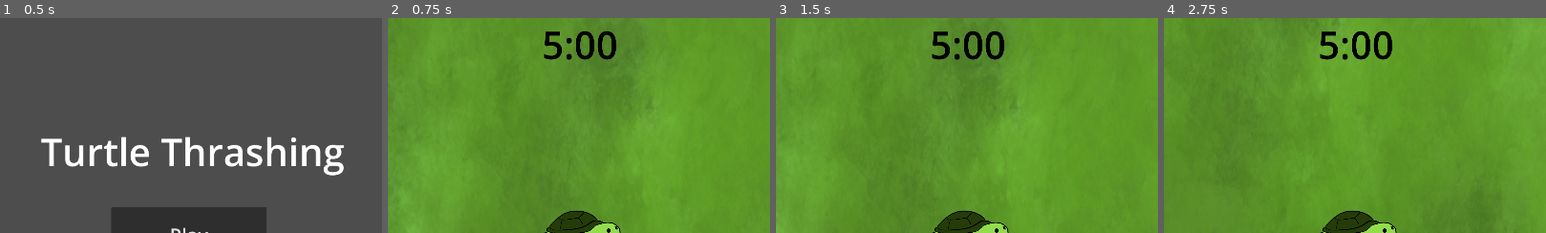
Above: before the commit, frames 1-4 (left to right).
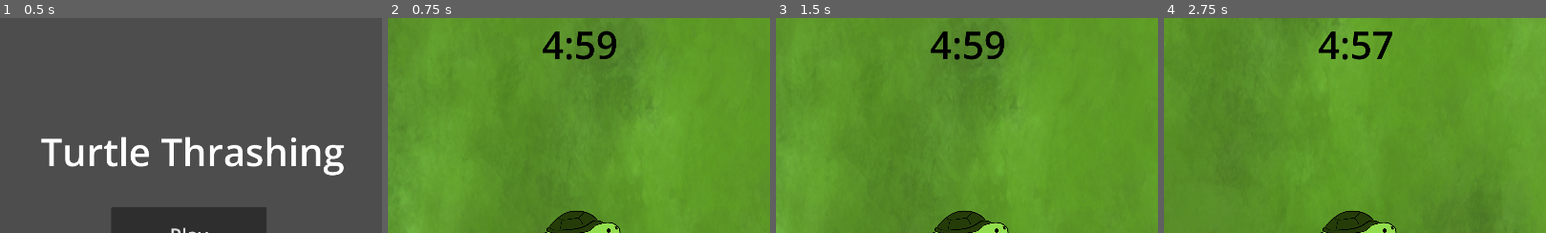
Above: after the commit, the same moments.

Repository: calbhonkman/UMBC-GAIM-2026---Turtle-Thrashing
Game: Godot game, scene res://scenes/mainmenu.tscn
Same seed, same stepped clock (60 frames per second), same inputs: the game is played once before the commit and once after it.
Inputs:
- Up to frame 1 (0.5 s): no input
- Up to frame 2 (0.75 s): click "Play" at 0.5 s
- Up to frame 3 (1.5 s): tap Enter at 1.25 s; hold D (right) from 1.28 s (still down)
- Up to frame 4 (2.75 s): release D (right) at 2.03 s; hold S (down) from 2.03 s (still down)
The pictures show only the part of the screen within x 25-75%, y 0-50%; the shares and areas given below are measured in that part.

Frame 1 is identical in both runs. In frame 2, 0.8% of the frame differs, in the area x 40-60%, y 6-20%; in frame 3, 0.8%; in frame 4, 1.0%.

Commit message:
Clock & Pause
- Game clock now displays remaining time
- The game can now be paused/unpaused by pressing ESC
- The game will automatically pause when the clock time runs out

Diff:
--- a/godot-project/scenes/game.tscn
+++ b/godot-project/scenes/game.tscn
@@ -153,6 +153,7 @@
 SPAWN_AREA = 1400
 
 [node name="GameManager" type="Node2D" parent="." unique_id=28411718]
+process_mode = 3
 script = ExtResource("9_0tnpc")
 
 [connection signal="area_entered" from="Player/Hitbox (Entities)" to="Player" method="_on_hitbox_area_entered"]
--- a/godot-project/scenes/game_manager.gd
+++ b/godot-project/scenes/game_manager.gd
@@ -2,11 +2,30 @@
 
 @onready var player = $"../Player"
 @onready var camera = $"../Camera"
+@onready var clock = $"../Camera/Clock"
 
 @export var CAMERA_LIMIT: float = 1600.0
+@export var GAME_TIME: float = 5.0 # minutes
+
+var game_timer = 0.0
+
+func _ready():
+	game_timer = GAME_TIME * 60 # seconds
 
 func _process(delta):
 	var cam_limit_x = CAMERA_LIMIT - (get_viewport().get_visible_rect().size.x/2)
 	var cam_limit_y = CAMERA_LIMIT - (get_viewport().get_visible_rect().size.y/2)
 	camera.global_position.x = clampf(player.global_position.x, -1*cam_limit_x, cam_limit_x)
 	camera.global_position.y = clampf(player.global_position.y, -1*cam_limit_y, cam_limit_y)
+
+	if game_timer <= 0.0:
+		get_tree().paused = true
+
+	if not get_tree().paused:
+		game_timer = clampf(game_timer - delta, 0, GAME_TIME * 60.0)
+		var timer_minutes = str(int(game_timer / 60.0))
+		var timer_seconds = ("0" if (fmod(game_timer, 60.0) < 10) else "") + str(int(fmod(game_timer, 60.0)))
+		clock.text = timer_minutes + ":" + timer_seconds
+
+	if Input.is_action_just_pressed("pause"):
+		get_tree().paused = !get_tree().paused
